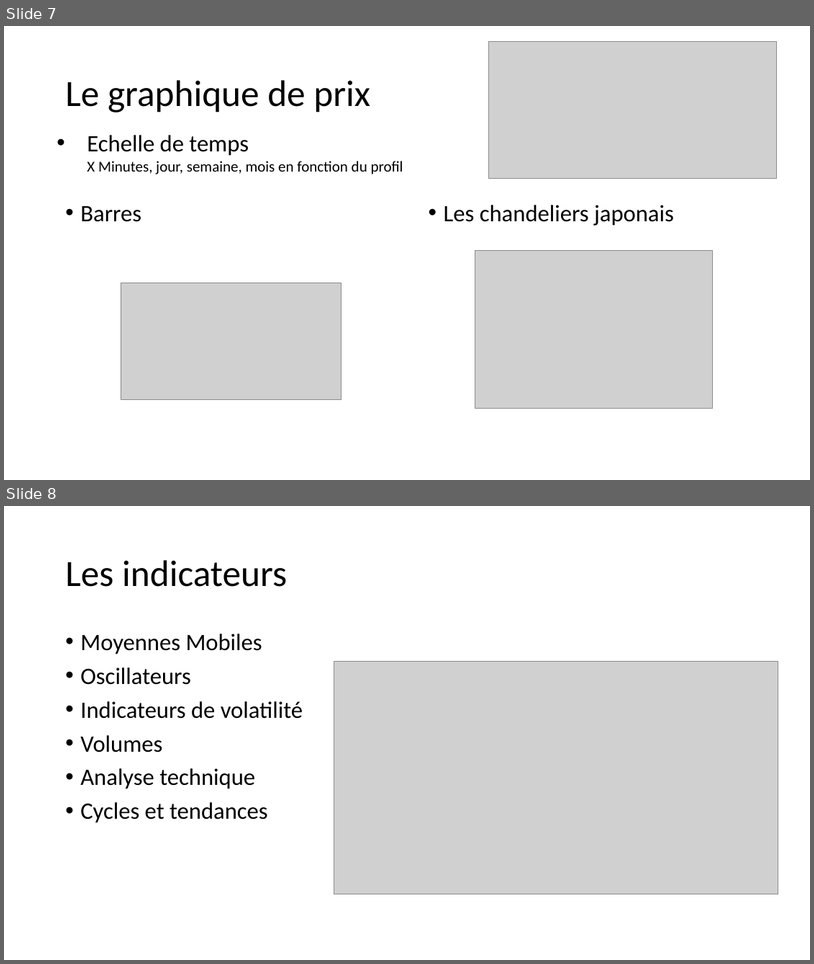
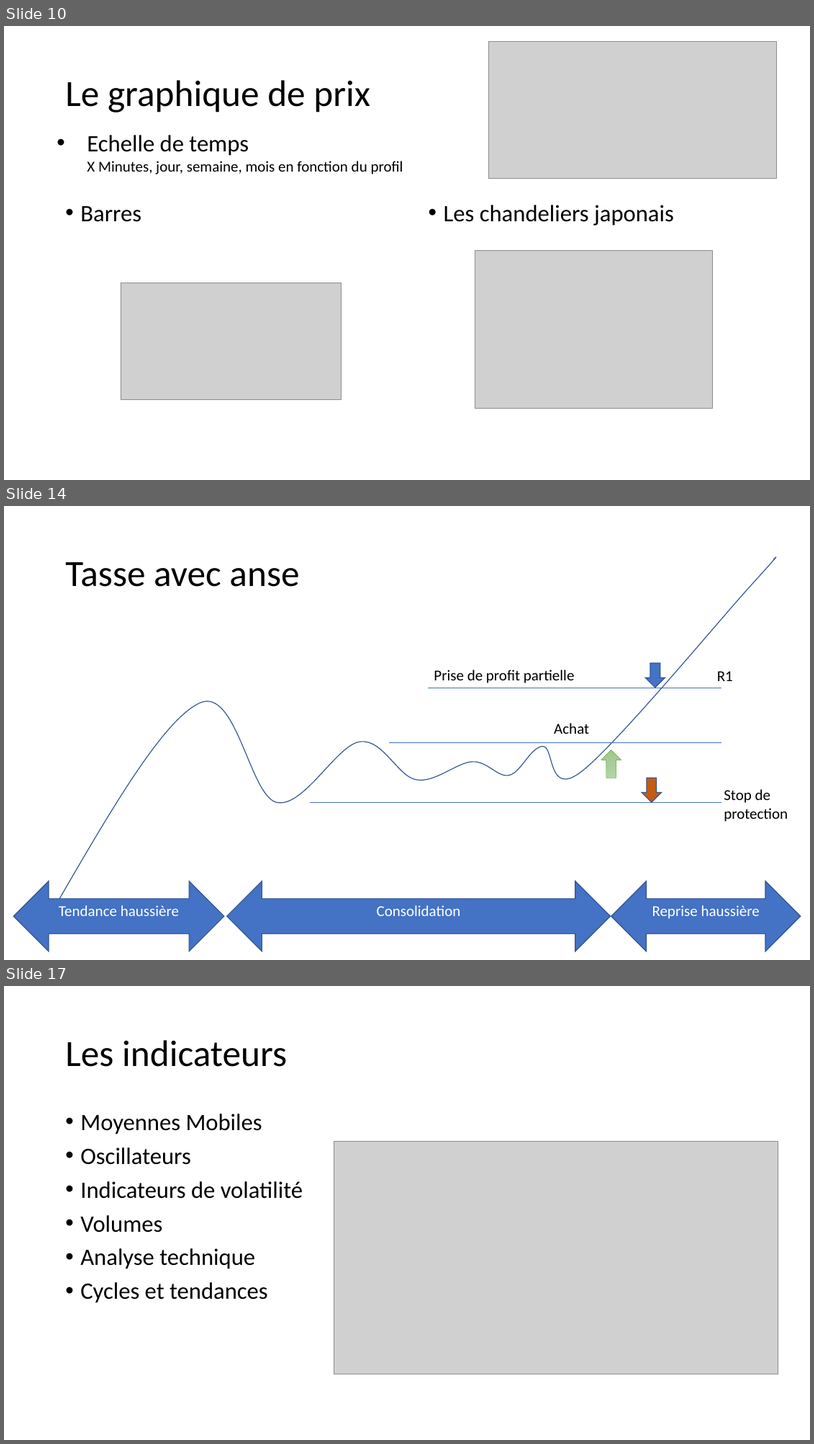
Before and after one commit to dadelcarbo/UltimateChartistRoot, a slide deck: Formation/Formation Bourse.pptx. Shown one above the other, each under a label of ours: slides 7 and 8 before the commit, slides 10, 14 and 17 after it; the slides between them are not shown. The pictures are 814x964 and 814x1444 pixels, drawn with LibreOffice and Linux fonts; fonts in the diff are those of the drawing; grey boxes stand for pictures. Boxes give left, top, right and bottom in pixels: in the first picture for what was removed or moved away, otherwise in the second. Text is boxed around its words. In the diff, an @@ line names an element or a change of style, - is before the commit and + after.

```diff
--- a/Formation/Formation Bourse.pptx
+++ b/Formation/Formation Bourse.pptx
@@ slide 14 added at <box>4,506,810,960</box>, background #FFFFFF @@
@@ freeform shape added at <box>57,557,777,902</box>, outline #325491 1 pt @@
@@ title added at <box>65,562,299,587</box>, 44 pt, text #000000 @@
+Tasse avec anse
@@ text added at <box>434,669,575,683</box>, 18 pt, text #000000 @@
+Prise de profit partielle
@@ down arrow added at <box>646,663,666,687</box>, fill #4472C4, outline #325491 1 pt @@
@@ text added at <box>718,671,733,681</box>, 18 pt, text #000000 @@
+R1
@@ line added from (428, 687) to (722, 687), #4472C4 0.5 pt @@
@@ line added from (389, 743) to (722, 743), #4472C4 0.5 pt @@
@@ text added at <box>554,723,589,734</box>, 18 pt, text #000000 @@
+Achat
@@ down arrow added at <box>602,750,622,777</box>, fill gradient #B5D5A7 to #AACE9A to #9CC987, outline #70AD47 0.5 pt @@
@@ down arrow added at <box>642,777,662,802</box>, fill #C55A11, outline #325491 1 pt @@
@@ line added from (310, 803) to (722, 803), #4472C4 0.5 pt @@
@@ text added at <box>724,789,788,821</box>, 18 pt, text #000000 @@
+Stop de
+protection
@@ left right arrow added at <box>13,881,224,951</box>, fill #4472C4, outline #325491 1 pt, 18 pt, text #FFFFFF @@
+Tendance haussière
@@ left right arrow added at <box>227,881,611,951</box>, fill #4472C4, outline #325491 1 pt, 18 pt, text #FFFFFF @@
+Consolidation
@@ left right arrow added at <box>612,881,801,951</box>, fill #4472C4, outline #325491 1 pt, 18 pt, text #FFFFFF @@
+Reprise haussière
@@ what was slide 7 is now slide 10 @@
@@ what was slide 8 is now slide 17 @@
```
Also in this commit, not shown: 12 other slides added, 1 slide removed, 7 other files.
